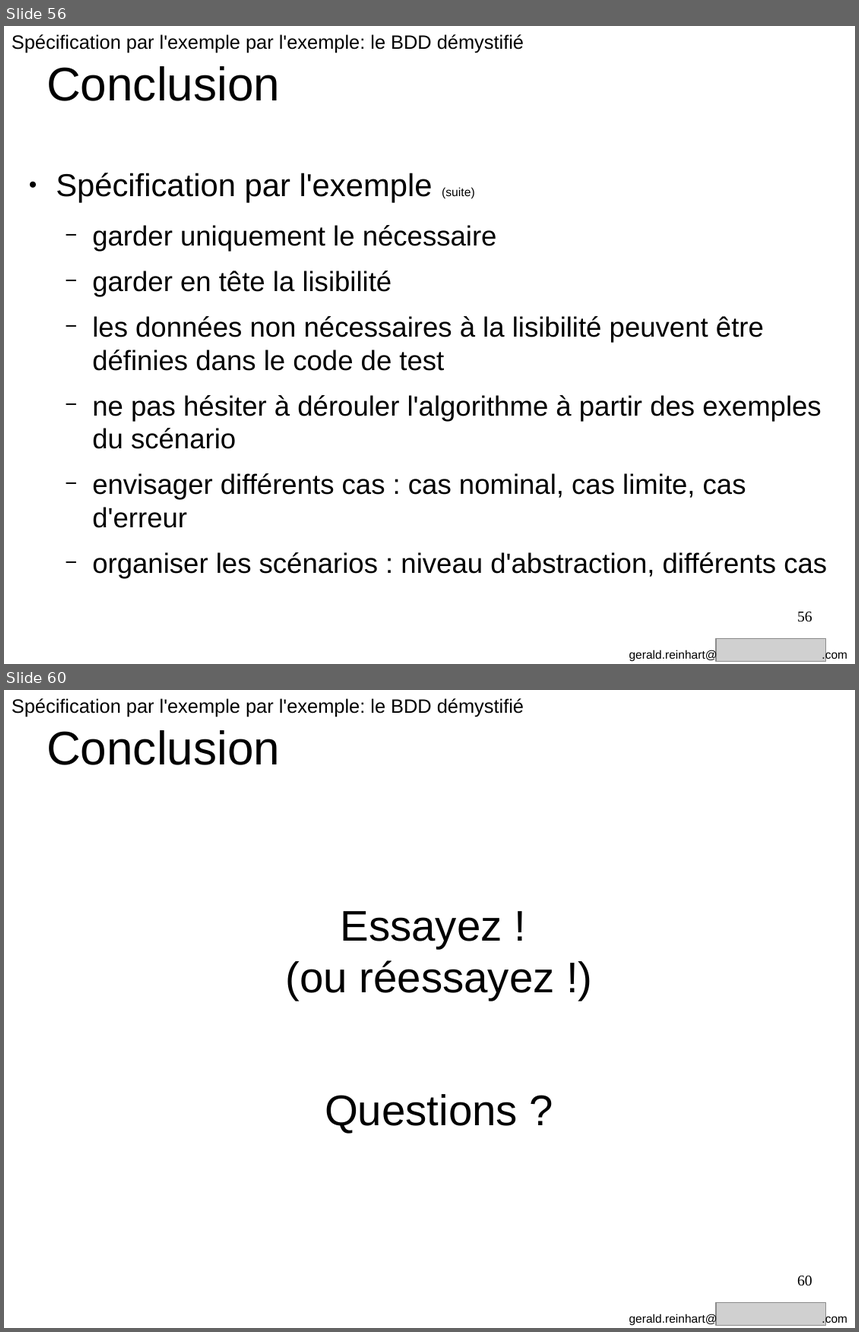
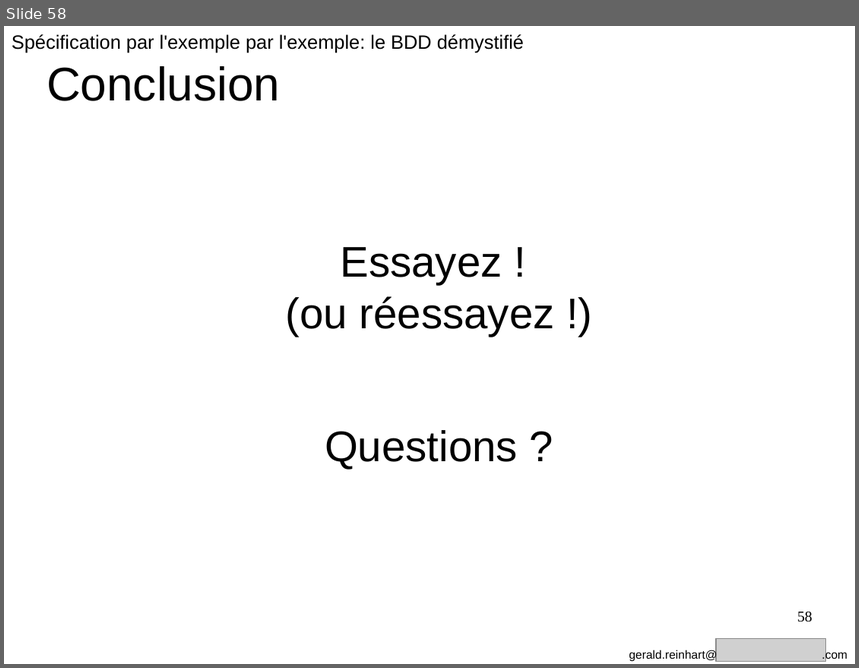
Before and after one commit to GeReinhart/dojo-bdd-library-ws-java, a slide deck: doc/BDD_presentation_agile_grenoble_2016.odp. Shown one above the other, each under a label of ours: slides 56 and 60 before the commit, slide 58 after it; the slides between them are not shown. The pictures are 859x1332 and 859x668 pixels, drawn with LibreOffice and Linux fonts; fonts in the diff are those of the drawing; grey boxes stand for pictures. Boxes give left, top, right and bottom in pixels: in the first picture for what was removed or moved away, otherwise in the second. Text is boxed around its words. In the diff, an @@ line names an element or a change of style, - is before the commit and + after.

```diff
--- a/doc/BDD_presentation_agile_grenoble_2016.odp
+++ b/doc/BDD_presentation_agile_grenoble_2016.odp
@@ slide 56 removed at box(4, 26, 855, 664), background #FFFFFF @@
@@ text removed at box(12, 34, 524, 53) @@
-Spécification par l'exemple par l'exemple: le BDD démystifié
@@ text removed at box(47, 66, 280, 101) @@
-Conclusion
@@ text removed at box(56, 173, 827, 579) @@
-● Spécification par l'exemple (suite)
-  − garder uniquement le nécessaire
-  − garder en tête la lisibilité
-  − les données non nécessaires à la lisibilité peuvent être définies dans le code de test
-  − ne pas hésiter à dérouler l'algorithme à partir des exemples du scénario
-  − envisager différents cas : cas nominal, cas limite, cas d'erreur
-  − organiser les scénarios : niveau d'abstraction, différents cas
@@ page number removed at box(797, 612, 813, 623) @@
-56
@@ picture removed at box(716, 639, 826, 661) @@
@@ text removed at box(629, 649, 848, 661) @@
-gerald.reinhart@ .com
@@ what was slide 60 is now slide 58 @@
@@ page number at box(797, 612, 813, 623): text changed @@
-60
+58
```
Also in this commit, not shown: 55 slides changed, 1 other slide removed, 5 other files.
